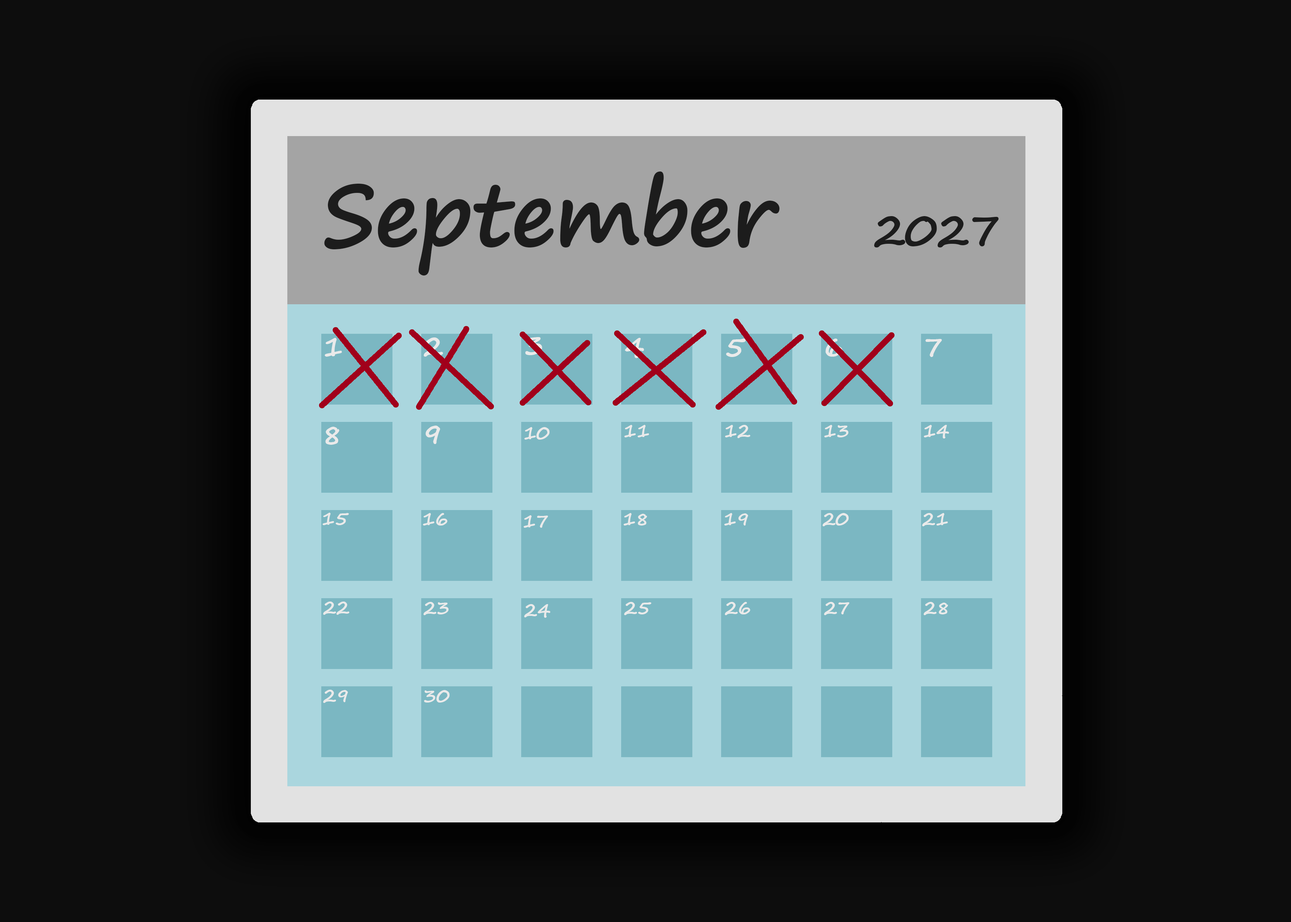
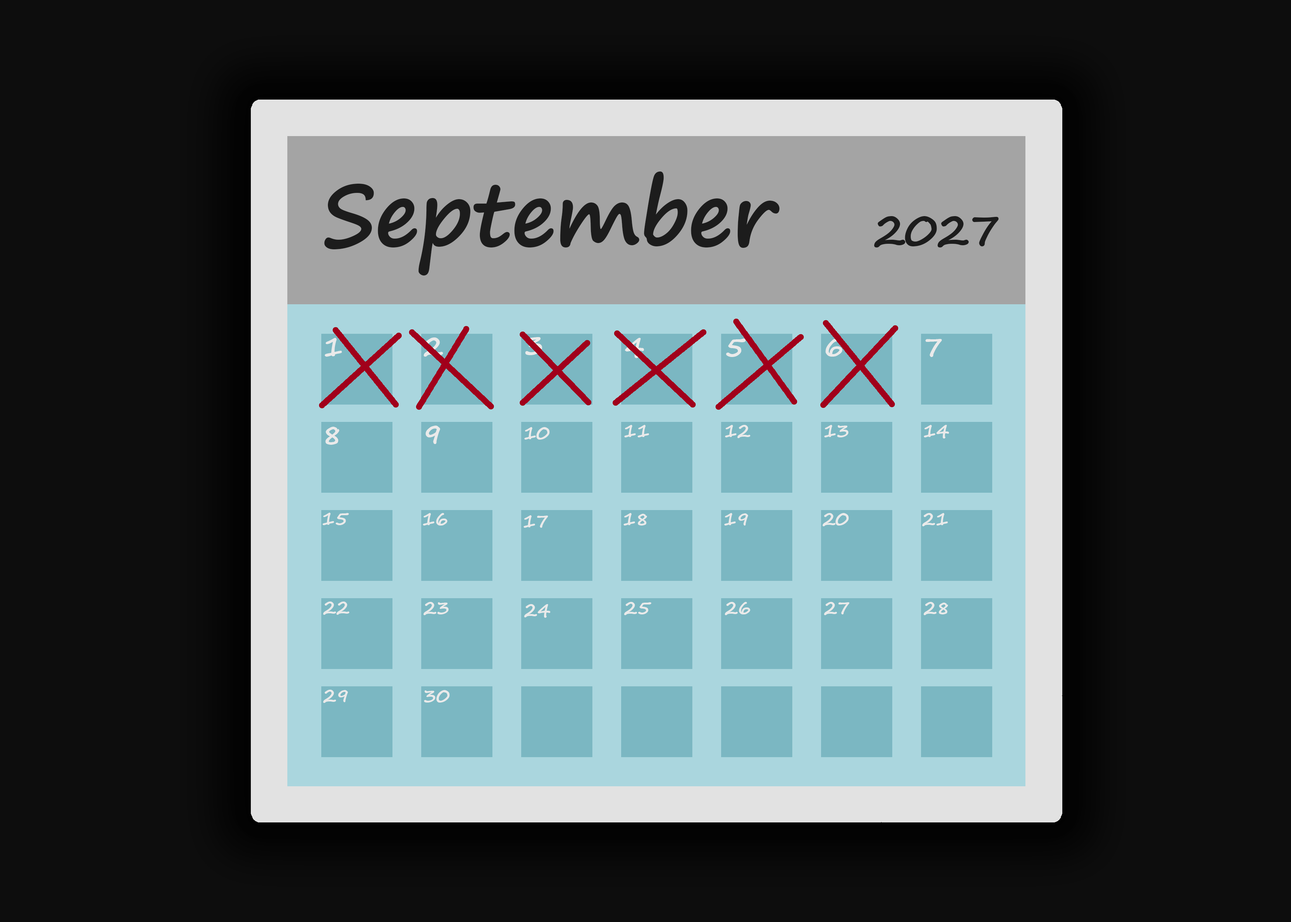
Revision of a layered 1291x922 image; what changed, layer by layer:
painted on "Tachones" over [819, 320, 899, 409]
